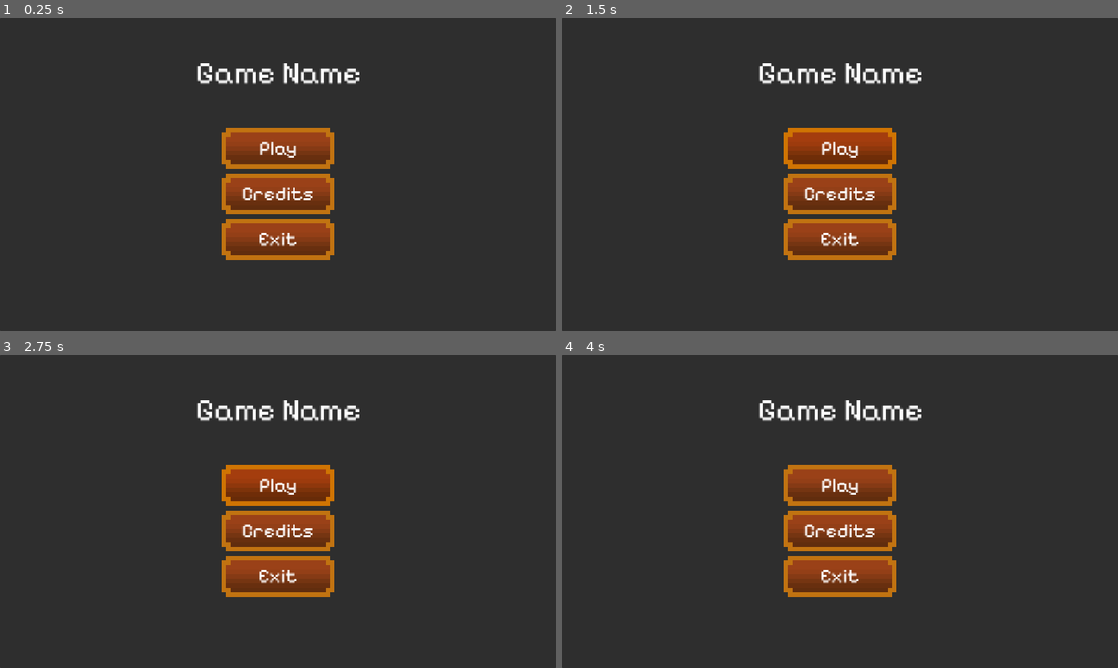
Above: before the commit, frames 1-4 (two rows, left to right).
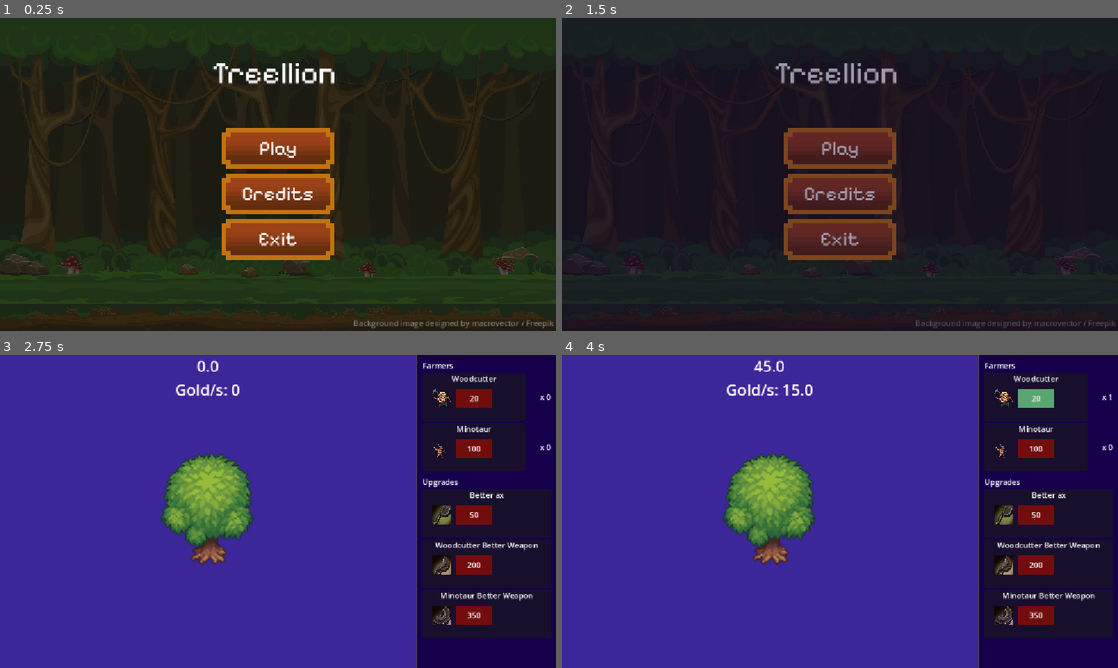
Above: after the commit, the same moments.

Repository: DylanBOLLARO/gmtk-game-jam-2026-countdown
Game: Godot game, scene res://Scene/mainmenu.tscn
Two runs of this game, one before a commit and one after it. Both use one fixed random seed, a clock stepped at 60 frames per second and the inputs below. This scene is started directly instead of the project's main scene.
Inputs (mouse positions are in pixels of both pictures, inside the frame that each line leads up to):
- Up to frame 1 (0.25 s): no input
- Up to frame 2 (1.5 s): click "Credits" at 0.5 s; click "Play" at 1.25 s
- Up to frame 3 (2.75 s): click (278, 486) at 2 s, where only the run before the commit has a clickable "Play"
- Up to frame 4 (4 s): click (767, 511) at 2.77 s; click (1034, 398) at 3.5 s, where only the run after the commit has a clickable "20"

The runs differ from the first frame. In frame 1, 55% of the frame differs, in the area x 0-100%, y 0-100%; in frame 2, 57%; in frame 3, 99%; in frame 4, 99%.

Commit message:
refac folders

Diff:
--- a/Data/Farmers/Minotaur.tres
+++ b/Data/Farmers/Minotaur.tres
@@ -1,6 +1,6 @@
 [gd_resource type="Resource" script_class="Farmer" format=3 uid="uid://dx5drf2fgkakx"]
 
-[ext_resource type="Texture2D" uid="uid://ml7wf0yavhud" path="res://Assets/Minotaur.png" id="1_5tn2y"]
+[ext_resource type="Texture2D" uid="uid://ml7wf0yavhud" path="res://Assets/Sprites/Farmers/Minotaur.png" id="1_5tn2y"]
 [ext_resource type="Script" uid="uid://cj11ytmvpx5b8" path="res://Scripts/Resources/Farmer.gd" id="2_j477v"]
 [ext_resource type="Script" uid="uid://gaobe04oqi7a" path="res://Scripts/Resources/FarmerState.gd" id="3_gep6o"]
 
--- a/Data/Farmers/Woodcutter.tres
+++ b/Data/Farmers/Woodcutter.tres
@@ -1,6 +1,6 @@
 [gd_resource type="Resource" script_class="Farmer" format=3 uid="uid://dt6hb4jmsodwk"]
 
-[ext_resource type="Texture2D" uid="uid://dxtbo8nrvhgnt" path="res://Assets/Woodcutter.png" id="1_rbp4g"]
+[ext_resource type="Texture2D" uid="uid://dxtbo8nrvhgnt" path="res://Assets/Sprites/Farmers/Woodcutter.png" id="1_rbp4g"]
 [ext_resource type="Script" uid="uid://cj11ytmvpx5b8" path="res://Scripts/Resources/Farmer.gd" id="1_v5ag4"]
 [ext_resource type="Script" uid="uid://gaobe04oqi7a" path="res://Scripts/Resources/FarmerState.gd" id="3_ea0ug"]
 
--- a/Data/Upgrades/BetterAx.tres
+++ b/Data/Upgrades/BetterAx.tres
@@ -1,6 +1,6 @@
 [gd_resource type="Resource" script_class="Upgrade" format=3 uid="uid://ch1agac7am1o2"]
 
-[ext_resource type="Texture2D" uid="uid://ca47y4xmrin1m" path="res://Assets/Weapon.png" id="1_fadnw"]
+[ext_resource type="Texture2D" uid="uid://ca47y4xmrin1m" path="res://Assets/Sprites/Upgrades/Weapon.png" id="1_fadnw"]
 [ext_resource type="Script" uid="uid://rkk4bhos55pe" path="res://Scripts/Resources/Upgrade.gd" id="2_hsfuv"]
 [ext_resource type="Script" uid="uid://bok14mhou30lt" path="res://Scripts/Resources/PlayerStats.gd" id="3_hsfuv"]
 
--- a/Data/Upgrades/MinotaurBetterWeapon.tres
+++ b/Data/Upgrades/MinotaurBetterWeapon.tres
@@ -1,6 +1,6 @@
 [gd_resource type="Resource" script_class="Upgrade" format=3 uid="uid://cpl7b2inearfj"]
 
-[ext_resource type="Texture2D" uid="uid://bq4p6un7272bv" path="res://Assets/10.png" id="1_ciibc"]
+[ext_resource type="Texture2D" uid="uid://bq4p6un7272bv" path="res://Assets/Sprites/Upgrades/10.png" id="1_ciibc"]
 [ext_resource type="Script" uid="uid://rkk4bhos55pe" path="res://Scripts/Resources/Upgrade.gd" id="1_kk6jr"]
 [ext_resource type="Script" uid="uid://gaobe04oqi7a" path="res://Scripts/Resources/FarmerState.gd" id="3_ciibc"]
 
--- a/Data/Upgrades/WoodcutterBetterWeapon.tres
+++ b/Data/Upgrades/WoodcutterBetterWeapon.tres
@@ -1,6 +1,6 @@
 [gd_resource type="Resource" script_class="Upgrade" format=3 uid="uid://pixowinbmr56"]
 
-[ext_resource type="Texture2D" uid="uid://clyg60fx6nuig" path="res://Assets/11.png" id="1_jmgra"]
+[ext_resource type="Texture2D" uid="uid://clyg60fx6nuig" path="res://Assets/Sprites/Upgrades/11.png" id="1_jmgra"]
 [ext_resource type="Script" uid="uid://rkk4bhos55pe" path="res://Scripts/Resources/Upgrade.gd" id="1_t0g1w"]
 [ext_resource type="Script" uid="uid://gaobe04oqi7a" path="res://Scripts/Resources/FarmerState.gd" id="3_jmgra"]
 
--- a/Scene/PurchaseItem.tscn
+++ b/Scene/PurchaseItem.tscn
@@ -1,6 +1,6 @@
 [gd_scene format=3 uid="uid://d1xqtaxjiigr6"]
 
-[ext_resource type="Texture2D" uid="uid://dxtbo8nrvhgnt" path="res://Assets/Woodcutter.png" id="1_mwd3r"]
+[ext_resource type="Texture2D" uid="uid://dxtbo8nrvhgnt" path="res://Assets/Sprites/Farmers/Woodcutter.png" id="1_mwd3r"]
 [ext_resource type="Script" uid="uid://dpnmb8i74fsgj" path="res://Scripts/PurchaseItem.gd" id="1_rifja"]
 
 [node name="Control" type="Panel" unique_id=120612465]
--- /dev/null
+++ b/Scene/TransitionScene.gd
@@ -0,0 +1,21 @@
+extends CanvasLayer
+
+@onready var color_rect: ColorRect = $ColorRect
+@onready var animation_player: AnimationPlayer = $AnimationPlayer
+
+signal on_transition_finishd
+
+func  _ready() -> void:
+	color_rect.visible = false
+	animation_player.animation_finished.connect(on_animation_finished)
+
+func on_animation_finished(anim_name):
+	if anim_name == "FadeToBlack":
+		on_transition_finishd.emit()
+		animation_player.play("FadeToNormal")
+	elif anim_name == "FadeToNormal":
+		color_rect.visible = false
+
+func  transition():
+	color_rect.visible = true
+	animation_player.play("FadeToBlack")
--- /dev/null
+++ b/Scene/TransitionScene.tscn
@@ -0,0 +1,73 @@
+[gd_scene format=3 uid="uid://jo6fv3xgj7x7"]
+
+[ext_resource type="Script" uid="uid://g8iw7ytn3jmb" path="res://Scene/TransitionScene.gd" id="1_feq4k"]
+
+[sub_resource type="Animation" id="Animation_5w7ft"]
+resource_name = "FadeIn"
+length = 0.5
+tracks/0/type = "value"
+tracks/0/imported = false
+tracks/0/enabled = true
+tracks/0/path = NodePath("ColorRect:modulate")
+tracks/0/interp = 1
+tracks/0/loop_wrap = true
+tracks/0/keys = {
+"times": PackedFloat32Array(0, 0.5),
+"transitions": PackedFloat32Array(1, 1),
+"update": 0,
+"values": [Color(1, 1, 1, 0), Color(1, 1, 1, 1)]
+}
+
+[sub_resource type="Animation" id="Animation_ocy7n"]
+resource_name = "FadeToNormal"
+length = 0.5
+tracks/0/type = "value"
+tracks/0/imported = false
+tracks/0/enabled = true
+tracks/0/path = NodePath("ColorRect:modulate")
+tracks/0/interp = 1
+tracks/0/loop_wrap = true
+tracks/0/keys = {
+"times": PackedFloat32Array(0, 0.5),
+"transitions": PackedFloat32Array(1, 1),
+"update": 0,
+"values": [Color(1, 1, 1, 1), Color(1, 1, 1, 0)]
+}
+
+[sub_resource type="Animation" id="Animation_feq4k"]
+length = 0.001
+tracks/0/type = "value"
+tracks/0/imported = false
+tracks/0/enabled = true
+tracks/0/path = NodePath("ColorRect:modulate")
+tracks/0/interp = 1
+tracks/0/loop_wrap = true
+tracks/0/keys = {
+"times": PackedFloat32Array(0),
+"transitions": PackedFloat32Array(1),
+"update": 0,
+"values": [Color(1, 1, 1, 0)]
+}
+
+[sub_resource type="AnimationLibrary" id="AnimationLibrary_feq4k"]
+_data = {
+&"FadeToBlack": SubResource("Animation_5w7ft"),
+&"FadeToNormal": SubResource("Animation_ocy7n"),
+&"RESET": SubResource("Animation_feq4k")
+}
+
+[node name="TransitionScene" type="CanvasLayer" unique_id=193251110]
+script = ExtResource("1_feq4k")
+
+[node name="ColorRect" type="ColorRect" parent="." unique_id=630046916]
+modulate = Color(1, 1, 1, 0)
+anchors_preset = 15
+anchor_right = 1.0
+anchor_bottom = 1.0
+grow_horizontal = 2
+grow_vertical = 2
+color = Color(0.057945617, 4.698163e-05, 0.20165414, 1)
+metadata/_edit_use_anchors_ = true
+
+[node name="AnimationPlayer" type="AnimationPlayer" parent="." unique_id=350997956]
+libraries/ = SubResource("AnimationLibrary_feq4k")
--- a/Scene/mainmenu.tscn
+++ b/Scene/mainmenu.tscn
@@ -1,9 +1,13 @@
 [gd_scene format=3 uid="uid://dvrd752gyy35l"]
 
-[ext_resource type="FontFile" uid="uid://dvr2m4urmb23h" path="res://Assets/Font/PixelifySans-VariableFont_wght.ttf" id="1_tfeq1"]
-[ext_resource type="Texture2D" uid="uid://brto0g3ur3047" path="res://Assets/Buttons/button1_default.png" id="2_tafl8"]
-[ext_resource type="Texture2D" uid="uid://8j24mtesogkr" path="res://Assets/Buttons/button1_pressed.png" id="3_4aexr"]
-[ext_resource type="Texture2D" uid="uid://cy3c01hsjaxlj" path="res://Assets/Buttons/button1_hoever.png" id="4_ebm2f"]
+[ext_resource type="Script" uid="uid://cwqfmnobmxccg" path="res://Scripts/MainMenu/MainMenu.gd" id="1_tafl8"]
+[ext_resource type="FontFile" uid="uid://dvr2m4urmb23h" path="res://Assets/Fonts/PixelifySans-VariableFont_wght.ttf" id="1_tfeq1"]
+[ext_resource type="Texture2D" uid="uid://bnfcwuj1e6ait" path="res://Assets/Images/BG.jpg" id="2_as2tk"]
+[ext_resource type="Texture2D" uid="uid://brto0g3ur3047" path="res://Assets/Sprites/Buttons/button1_default.png" id="2_tafl8"]
+[ext_resource type="Texture2D" uid="uid://8j24mtesogkr" path="res://Assets/Sprites/Buttons/button1_pressed.png" id="3_4aexr"]
+[ext_resource type="Texture2D" uid="uid://cy3c01hsjaxlj" path="res://Assets/Sprites/Buttons/button1_hoever.png" id="4_ebm2f"]
+[ext_resource type="AudioStream" uid="uid://dpb4fl4v1jexa" path="res://Assets/Sounds/main_menu_bg_music.mp3" id="6_4aexr"]
+[ext_resource type="AudioStream" uid="uid://0skkb7m10j6l" path="res://Assets/Sounds/wood_sound.mp3" id="7_ebm2f"]
 
 [node name="Mainmenu" type="Control" unique_id=616374830]
 layout_mode = 3
@@ -12,6 +16,33 @@
 anchor_bottom = 1.0
 grow_horizontal = 2
 grow_vertical = 2
+script = ExtResource("1_tafl8")
+
+[node name="TextureRect" type="TextureRect" parent="." unique_id=795290144]
+layout_mode = 1
+anchors_preset = 15
+anchor_right = 1.0
+anchor_bottom = 1.0
+grow_horizontal = 2
+grow_vertical = 2
+texture = ExtResource("2_as2tk")
+expand_mode = 2
+metadata/_edit_use_anchors_ = true
+
+[node name="Label" type="Label" parent="TextureRect" unique_id=1087784345]
+layout_mode = 1
+anchors_preset = 3
+anchor_left = 1.0
+anchor_top = 1.0
+anchor_right = 1.0
+anchor_bottom = 1.0
+offset_left = -40.0
+offset_top = -23.0
+grow_horizontal = 0
+grow_vertical = 0
+offset_transform_enabled = true
+offset_transform_position = Vector2(-5, -5)
+text = "Background image designed by macrovector / Freepik"
 
 [node name="PanelContainer" type="PanelContainer" parent="." unique_id=1096828082]
 layout_mode = 1
@@ -33,7 +64,7 @@
 grow_horizontal = 2
 theme_override_fonts/font = ExtResource("1_tfeq1")
 theme_override_font_sizes/font_size = 64
-text = "Game Name"
+text = "Treellion"
 
 [node name="VBoxContainer" type="VBoxContainer" parent="." unique_id=905130948]
 layout_mode = 1
@@ -118,3 +149,18 @@
 theme_override_fonts/font = ExtResource("1_tfeq1")
 theme_override_font_sizes/font_size = 40
 text = "Exit"
+
+[node name="BGMusicSound" type="AudioStreamPlayer" parent="." unique_id=1253319729]
+stream = ExtResource("6_4aexr")
+autoplay = true
+
+[node name="HoverSound" type="AudioStreamPlayer" parent="." unique_id=957865108]
+stream = ExtResource("7_ebm2f")
+max_polyphony = 8
+
+[connection signal="button_down" from="VBoxContainer/Play" to="." method="_on_play_button_down"]
+[connection signal="mouse_entered" from="VBoxContainer/Play" to="." method="_on_play_mouse_entered"]
+[connection signal="button_down" from="VBoxContainer/Credits" to="." method="_on_credits_button_down"]
+[connection signal="mouse_entered" from="VBoxContainer/Credits" to="." method="_on_credits_mouse_entered"]
+[connection signal="button_down" from="VBoxContainer/Exit" to="." method="_on_exit_button_down"]
+[connection signal="mouse_entered" from="VBoxContainer/Exit" to="." method="_on_exit_mouse_entered"]
--- /dev/null
+++ b/Scripts/MainMenu/MainMenu.gd
@@ -0,0 +1,28 @@
+extends Control
+
+@onready var hover_sound: AudioStreamPlayer = $HoverSound
+
+func _ready() -> void:
+	pass # Replace with function body.
+
+func _on_play_button_down() -> void:
+	TransitionScene.transition()
+	await TransitionScene.on_transition_finishd
+	get_tree().change_scene_to_file("res://Scene/game.tscn")
+
+func _on_credits_button_down() -> void:
+	pass # Replace with function body.
+
+func _on_exit_button_down() -> void:
+	TransitionScene.transition()
+	await TransitionScene.on_transition_finishd
+	get_tree().quit()
+
+func _on_play_mouse_entered() -> void:
+	hover_sound.play()
+
+func _on_credits_mouse_entered() -> void:
+	hover_sound.play()
+
+func _on_exit_mouse_entered() -> void:
+	hover_sound.play()
--- /dev/null
+++ b/Scripts/TreeManager.gd
@@ -0,0 +1,3 @@
+extends Node
+
+var total_trees_on_earth: int = 3_040_000_000_000
--- a/project.godot
+++ b/project.godot
@@ -17,9 +17,11 @@
 
 [autoload]
 
+TransitionScene="*uid://jo6fv3xgj7x7"
 PurchaseManager="*uid://bfr0f8w8sxfwf"
 EconomyManager="*uid://b56xogve14e80"
 GameEnums="*uid://4183rk725ike"
+TreeManager="*uid://dake2vapcw1mw"
 
 [display]
 
Renamed: Assets/Font/PixelifySans-VariableFont_wght.ttf -> Assets/Fonts/PixelifySans-VariableFont_wght.ttf
Not shown, changed: Assets/Fonts/PixelifySans-VariableFont_wght.ttf.import
Binary file added: Assets/Images/BG.jpg
Not shown, changed: Assets/Images/BG.jpg.import
Not shown, added: Assets/Sounds/main_menu_bg_music.mp3.import
Not shown, added: Assets/Sounds/wood_sound.mp3.import
Renamed: Assets/Buttons/button1_default.png -> Assets/Sprites/Buttons/button1_default.png
Not shown, changed: Assets/Sprites/Buttons/button1_default.png.import
Renamed: Assets/Buttons/button1_hoever.png -> Assets/Sprites/Buttons/button1_hoever.png
Not shown, changed: Assets/Sprites/Buttons/button1_hoever.png.import
Renamed: Assets/Buttons/button1_pressed.png -> Assets/Sprites/Buttons/button1_pressed.png
Not shown, changed: Assets/Sprites/Buttons/button1_pressed.png.import
(and 22 more such lines)
